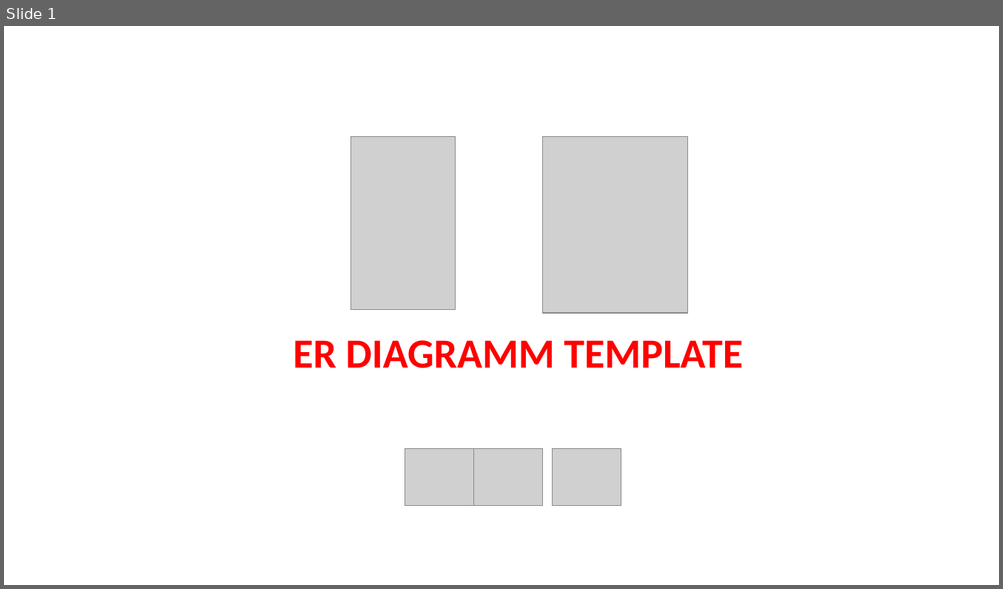
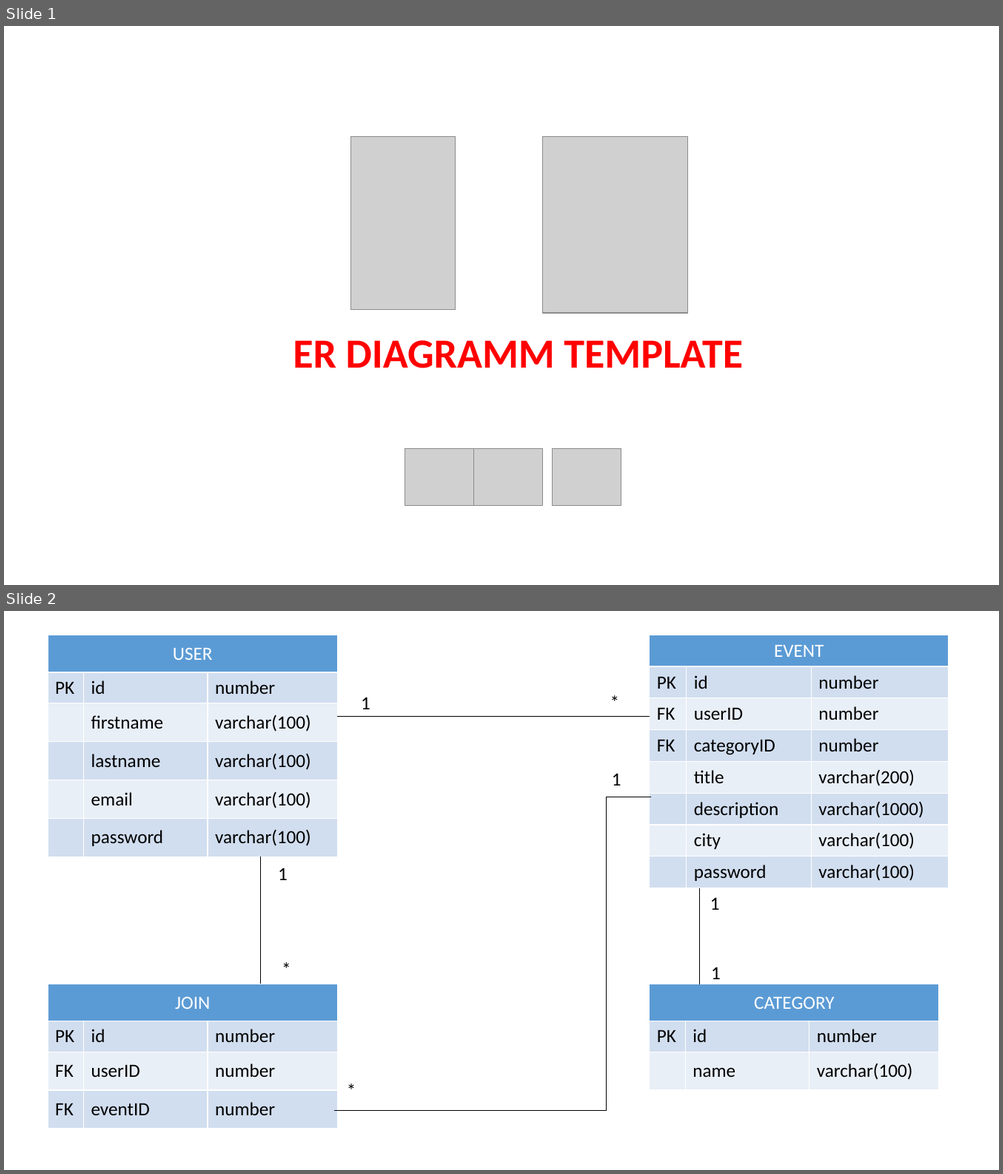
Before and after one commit to pnc-virtual-company/2021-G8-V2-PART1, a slide deck: docs/ER-DIAGRAM.pptx. Shown one above the other, each under a label of ours: slide 1 before the commit, slides 1 and 2 after it. The pictures are 1003x589 and 1003x1174 pixels, drawn with LibreOffice and Linux fonts; fonts in the diff are those of the drawing; grey boxes stand for pictures. Boxes give left, top, right and bottom in pixels: in the first picture for what was removed or moved away, otherwise in the second. Text is boxed around its words. In the diff, an @@ line names an element or a change of style, - is before the commit and + after.

Commit message:
#6 update ERD

```diff
--- a/docs/ER-DIAGRAM.pptx
+++ b/docs/ER-DIAGRAM.pptx
@@ slide 2 added at box(4, 611, 999, 1170), background #FFFFFF @@
@@ table added at box(48, 635, 338, 857), 6 rows, 3 columns @@
+USER |  | 
+PK | id | number
+ | firstname | varchar(100)
+ | lastname | varchar(100)
+ | email | varchar(100)
+ | password | varchar(100)
@@ table added at box(649, 635, 948, 889), 8 rows, 3 columns @@
+EVENT |  | 
+PK | id | number
+FK | userID | number
+FK | categoryID | number
+ | title | varchar(200)
+ | description | varchar(1000)
+ | city | varchar(100)
+ | password | varchar(100)
@@ text added at box(361, 697, 370, 709), 18 pt, text #000000 @@
+1
@@ text added at box(603, 686, 643, 716), 18 pt, text #000000 @@
+*
@@ line added from (649, 717) to (338, 717), #000000 0.5 pt @@
@@ text added at box(612, 773, 621, 786), 18 pt, text #000000 @@
+1
@@ elbow line added from (651, 797) to (335, 1111), #000000 0.5 pt @@
@@ line added from (261, 857) to (261, 984), #000000 0.5 pt @@
@@ text added at box(278, 868, 287, 880), 18 pt, text #000000 @@
+1
@@ line added from (700, 889) to (700, 985), #000000 0.5 pt @@
@@ text added at box(710, 897, 720, 910), 18 pt, text #000000 @@
+1
@@ text added at box(274, 954, 314, 984), 18 pt, text #000000 @@
+*
@@ table added at box(48, 984, 338, 1129), 4 rows, 3 columns @@
+JOIN |  | 
+PK | id | number
+FK | userID | number
+FK | eventID | number
@@ table added at box(649, 984, 939, 1091), 3 rows, 3 columns @@
+CATEGORY |  | 
+PK | id | number
+ | name | varchar(100)
@@ text added at box(711, 967, 720, 980), 18 pt, text #000000 @@
+1
@@ text added at box(339, 1076, 379, 1105), 18 pt, text #000000 @@
+*
```
Also in this commit, not shown: 1 slide removed.
